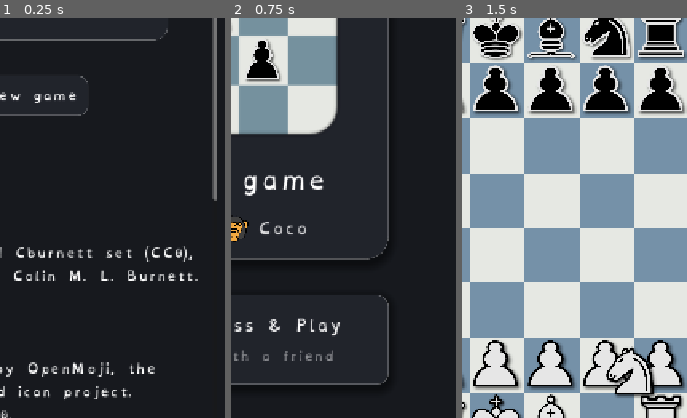
Above: before the commit, frames 1-3 (left to right).
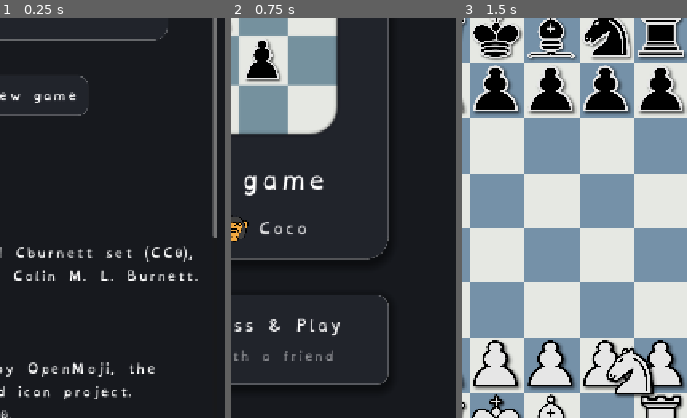
Above: after the commit, the same moments.

Repository: Hatscat/limpidchess
Game: Godot game, scene res://scenes/about.tscn
The game is run twice, just before and just after one commit, with the same random seed, the same clock (stepped at 60 frames per second) and the same inputs. This scene is started directly instead of the project's main scene.
Inputs (mouse positions are % of the whole screen's width and height, from its top left):
- Up to frame 1 (0.25 s): no input
- Up to frame 2 (0.75 s): click (12, 95) at 0.5 s
- Up to frame 3 (1.5 s): click (50, 41) at 1.25 s
The pictures show only the part of the screen within x 48-98%, y 33-83%; the shares and areas given below are measured in that part.

The runs differ from the first frame. In frame 1, 0.2% of the frame differs, in the area x 94-97%, y 45-55%; in frame 2, nothing differs; in frame 3, nothing differs.

Commit message:
fix: remove quotes section from About scene

Diff:
--- a/scenes/about.tscn
+++ b/scenes/about.tscn
@@ -136,9 +136,6 @@
 [b]Chess engine[/b]
 Stockfish (GPL-3.0).
 
-[b]Quotes[/b]
-Savielly Tartakower, Emanuel Lasker, Johannes Zukertort, Paul Morphy.
-
 [b]Built with[/b]
 Godot Engine (MIT). [url=https://godotengine.org]godotengine.org[/url]
 
